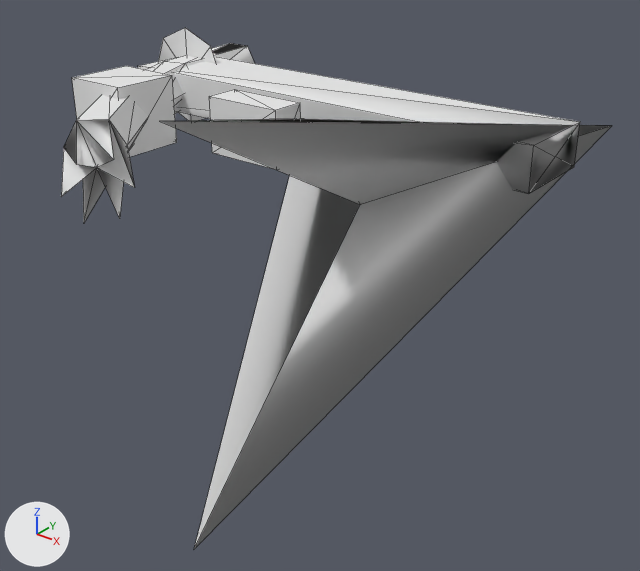
What one commit did to the OBJ model assets/meshes/hull_sarn_light_cruiser_frag_3.obj.
Rendered twice from a 50 mm camera at (0.681, -0.83, 0.809) aimed at (-0.34, 0.446, 0.017). Every picture has the same lights, and +X, +Y and +Z are marked at lower left. The picture after the commit comes second. Mesh edges are drawn as thin lines. Where no turn or scale is listed for an object, it has been applied to the vertices. Vertices at exactly the same position are counted once.

Names of what the first picture shows: 'hull_sarn_light_cruiser_frag_3'.
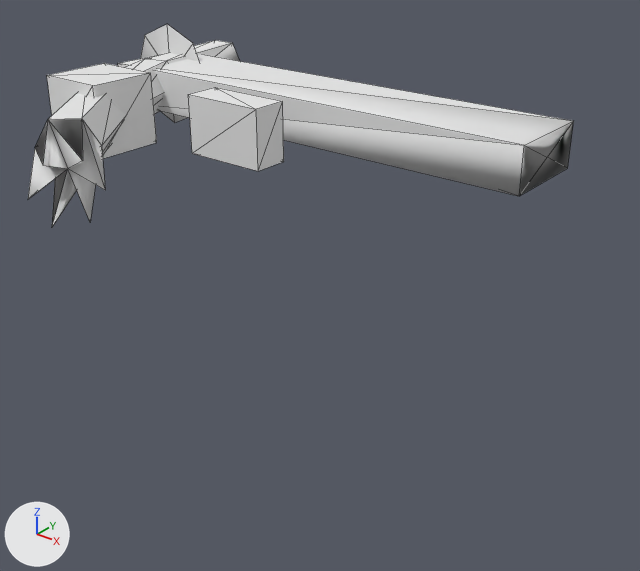
Boxes (x1, y1, x2, y2) around the edits, measured in the pictures (640 x 571 px; the box of a moved part takes in the faces that stretch with it):
'hull_sarn_light_cruiser_frag_3', reshaped (61% shorter)
    before: (61, 28, 611, 549)
    after: (28, 24, 574, 227)
part 1 of me_hull_sarn_light_cruiser_frag_3, added
    after: (188, 87, 284, 171)
part 2 of me_hull_sarn_light_cruiser_frag_3, moved or reshaped
    before: (61, 43, 255, 222)
    after: (28, 40, 240, 227)
part 3 of me_hull_sarn_light_cruiser_frag_3, added
    after: (47, 63, 157, 159)
part 4 of me_hull_sarn_light_cruiser_frag_3, moved or reshaped
    before: (158, 28, 216, 121)
    after: (140, 24, 199, 123)
part 5 of me_hull_sarn_light_cruiser_frag_3, rebuilt
    before: (138, 57, 580, 194)
    after: (118, 54, 574, 196)
part 6 of me_hull_sarn_light_cruiser_frag_3, deleted
    before: (209, 89, 301, 170)
part 7 of me_hull_sarn_light_cruiser_frag_3, deleted
    before: (72, 66, 177, 157)
part 8 of me_hull_sarn_light_cruiser_frag_3, deleted
    before: (160, 119, 611, 549)

Patch to the scene script:
```diff
--- a/assets/meshes/hull_sarn_light_cruiser_frag_3.obj.py
+++ b/assets/meshes/hull_sarn_light_cruiser_frag_3.obj.py
@@ me_hull_sarn_light_cruiser_frag_3 @@
 # used by ob_hull_sarn_light_cruiser_frag_3; location = (0.0, 0.0, 0.0)
-me_hull_sarn_light_cruiser_frag_3.from_pydata(...)  # 71 vertices, 112 faces; spans x -1.186..0.0, y -0.241..1.031, z 0.0..0.565
+me_hull_sarn_light_cruiser_frag_3.from_pydata(...)  # 66 vertices, 106 faces; spans x -1.217..0.0, y -0.042..0.956, z 0.161..0.419
+# me_hull_sarn_light_cruiser_frag_3 part 1: a new loose piece, a box spanning x -0.7..-0.506, y 0.451..0.531, z 0.226..0.355, in mat_skin (white #e7e7e7)
+# me_hull_sarn_light_cruiser_frag_3 part 2: the loose piece of 32 vertices spanning x -1.123..-0.499, y 0.014..0.986, z 0.228..0.337 is multiplied about its middle by the matrix ((1.027, 0.0, 0.0), (0.0, 1.027, 0.0), (0.0, 0.0, 1.027)), then moved by (-0.022, -0.043, 0.008)
+# me_hull_sarn_light_cruiser_frag_3 part 3: a new loose piece, a box spanning x -1.023..-0.862, y 0.332..0.493, z 0.21..0.371, in mat_skin (white #e7e7e7)
+# me_hull_sarn_light_cruiser_frag_3 part 4: the loose piece of 9 vertices spanning x -1.186..-0.934, y 0.79, z 0.157..0.408 is scaled about its middle by (1.03, 1, 1.03), then moved by (-0.028, -0.035, 0.008)
+# me_hull_sarn_light_cruiser_frag_3 part 5: the loose piece of 9 vertices spanning x -1.091..0.0, y 0.649..0.853, z 0.236..0.33 is rebuilt with 9 vertices and now spans x -1.12..0.0, y 0.61..0.819, z 0.242..0.339
+# me_hull_sarn_light_cruiser_frag_3 part 6: the loose piece of 8 vertices spanning x -0.682..-0.493, y 0.494..0.572, z 0.22..0.345 is deleted
+# me_hull_sarn_light_cruiser_frag_3 part 7: the loose piece of 8 vertices spanning x -0.997..-0.839, y 0.378..0.535, z 0.204..0.361 is deleted
+# me_hull_sarn_light_cruiser_frag_3 part 8: the loose piece of 5 vertices spanning x -0.555..0.0, y -0.241..1.031, z 0.0..0.565 is deleted
 me_hull_sarn_light_cruiser_frag_3.materials.append(mat_skin)
```
